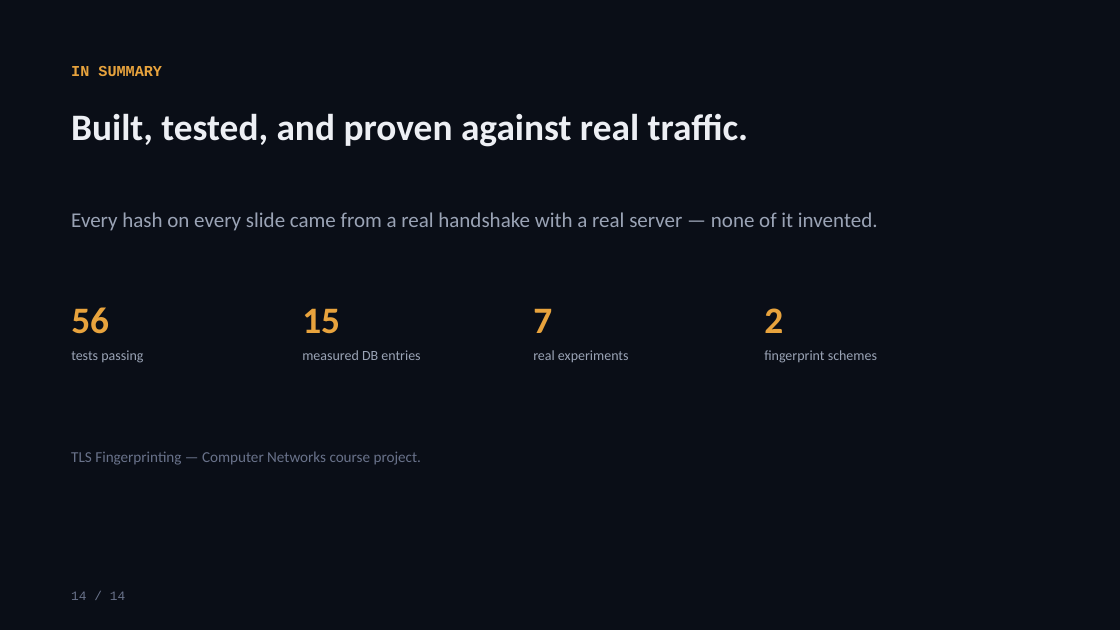
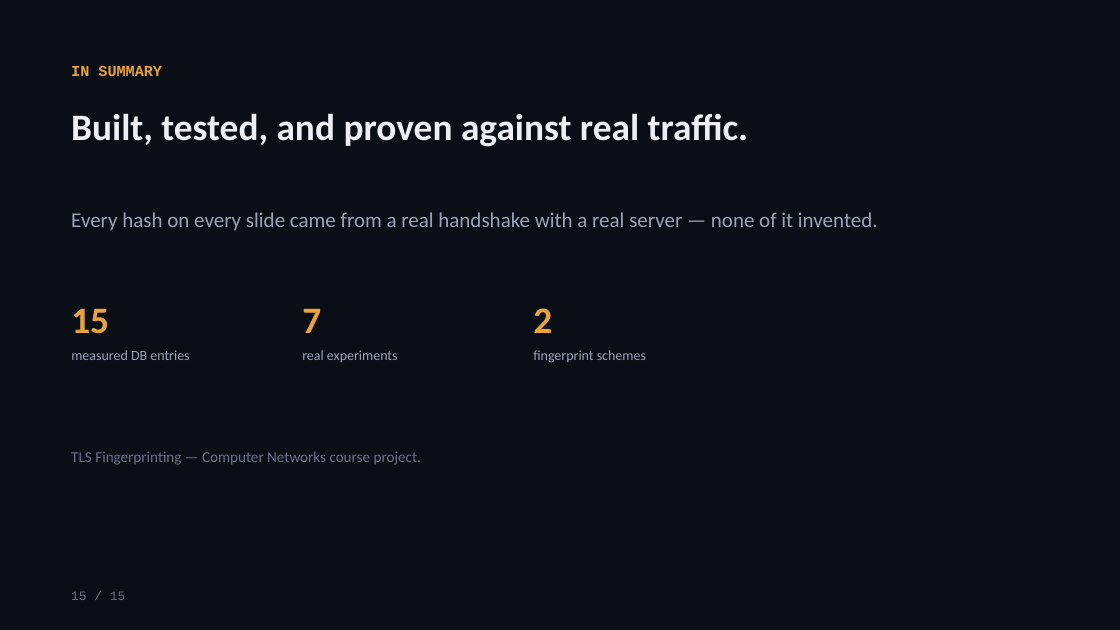
Before and after one commit to YashG1836/TLS_fingerprint_CN, a slide deck: slide 15 of TLS_Fingerprinting_Presentation.pptx (slide 14 before the commit). Drawn at 1120x630 pixels with LibreOffice and Linux fonts; fonts in the diff are those of the drawing. Boxes give left, top, right and bottom in pixels: in the first picture for what was removed or moved away, otherwise in the second. Text is boxed around its words. In the diff, an @@ line names an element or a change of style, - is before the commit and + after.

Commit message:
PPT updated

```diff
--- a/TLS_Fingerprinting_Presentation.pptx
+++ b/TLS_Fingerprinting_Presentation.pptx
@@ text at (71,308,109,334): text changed @@
-56
+15
@@ text at (302,308,321,333): text changed @@
-15
+7
@@ text at (533,308,552,333): text changed @@
-7
+2
@@ text removed at (764,308,783,333) @@
-2
@@ text at (71,350,189,360): text changed @@
-tests passing
+measured DB entries
@@ text at (302,350,398,362): text changed @@
-measured DB entries
+real experiments
@@ text at (533,350,646,363): text changed @@
-real experiments
+fingerprint schemes
@@ text removed at (764,350,877,363) @@
-fingerprint schemes
@@ text at (71,591,125,600): text changed @@
-14 / 14
+15 / 15
```
Also in this commit, not shown: 13 other slides changed, 1 slide added, 2 other files.
